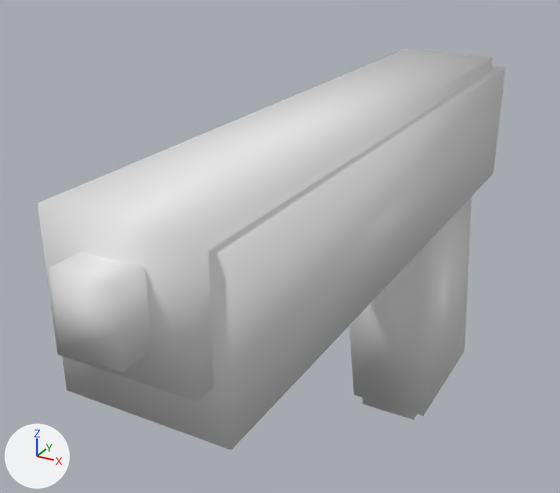
The Blender file Assets/3D Models/Pistol.blend as it was, and as the next commit left it.
Rendered twice from a camera (50 mm lens) standing at (0.166, -0.392, 0.196) and looking at (-0.038, -0.021, 0.01). Arrows for +X, +Y and +Z are at lower left; the lights stay in place.

In view in the first picture: 'Barrel', 'Grip', 'Magazine', 'Muzzle', 'Slide'.
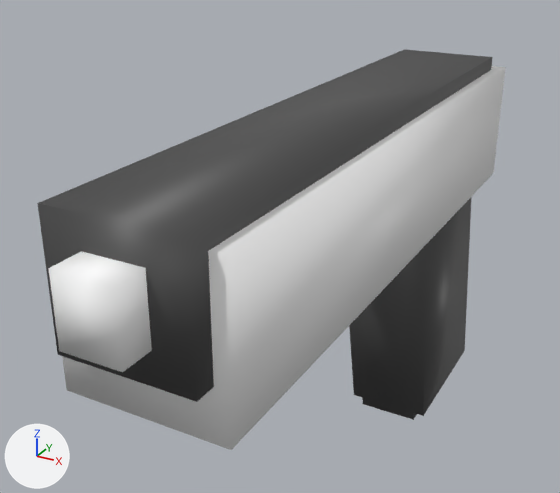
Changed parts and their boxes [x1, y1, x2, y2] in the pictures (560 x 493 px):
'Barrel', recoloured: [62, 66, 506, 450] in both
'Slide', recoloured (white to grey): [37, 49, 493, 402] in both
'Grip', recoloured: [349, 198, 471, 416] in both
'Muzzle', recoloured: [48, 251, 152, 372] in both
'Magazine', recoloured: [362, 397, 417, 420] in both

Patch to the scene script:
```diff
--- a/Assets/3D Models/Pistol.blend.py
+++ b/Assets/3D Models/Pistol.blend.py
@@ mat_white @@
 mat_white = principled_material('White')
-mat_white.base_color = (0.8, 0.8, 0.8)  # white #e7e7e7
+mat_white.base_color = (1.0, 1.0, 1.0)  # white #ffffff
@@ mat_color @@
 mat_color = principled_material('Color')
-mat_color.base_color = (0.8, 0.8, 0.8)  # white #e7e7e7
+mat_color.base_color = (0.0683, 0.0683, 0.0683)  # dark grey #4a4a4a
@@ me_cube_002 @@
 me_cube_002.from_pydata(...)  # 8 vertices, 6 faces; spans x -1.85..1.69, y -0.3..0.32, z -0.3..0.3
+me_cube_002.materials.append(mat_color)  # dark grey #4a4a4a
```
